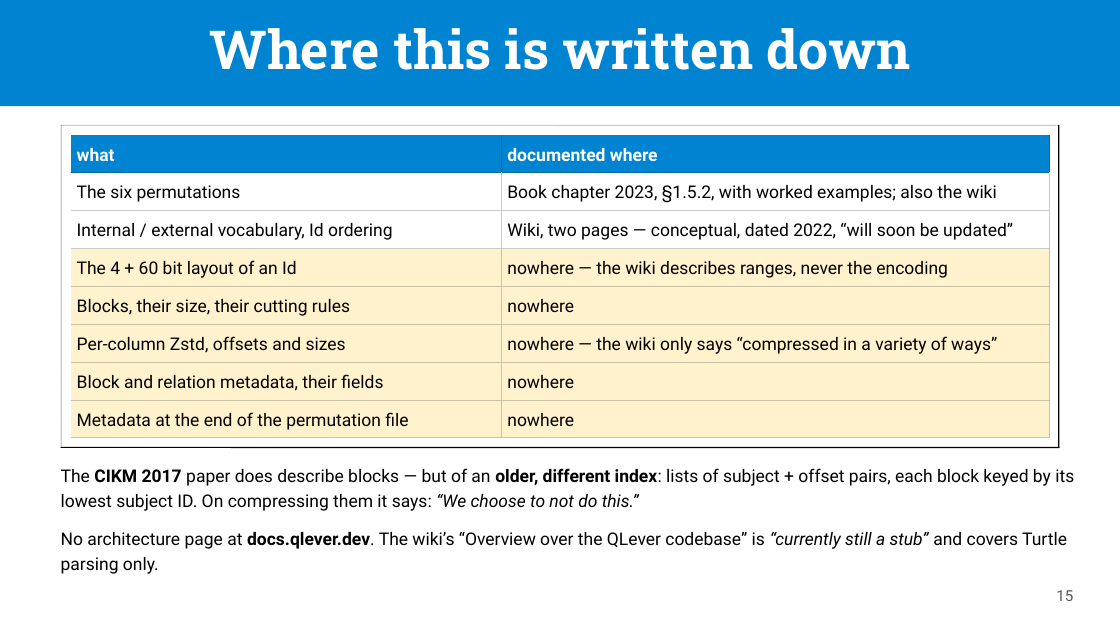
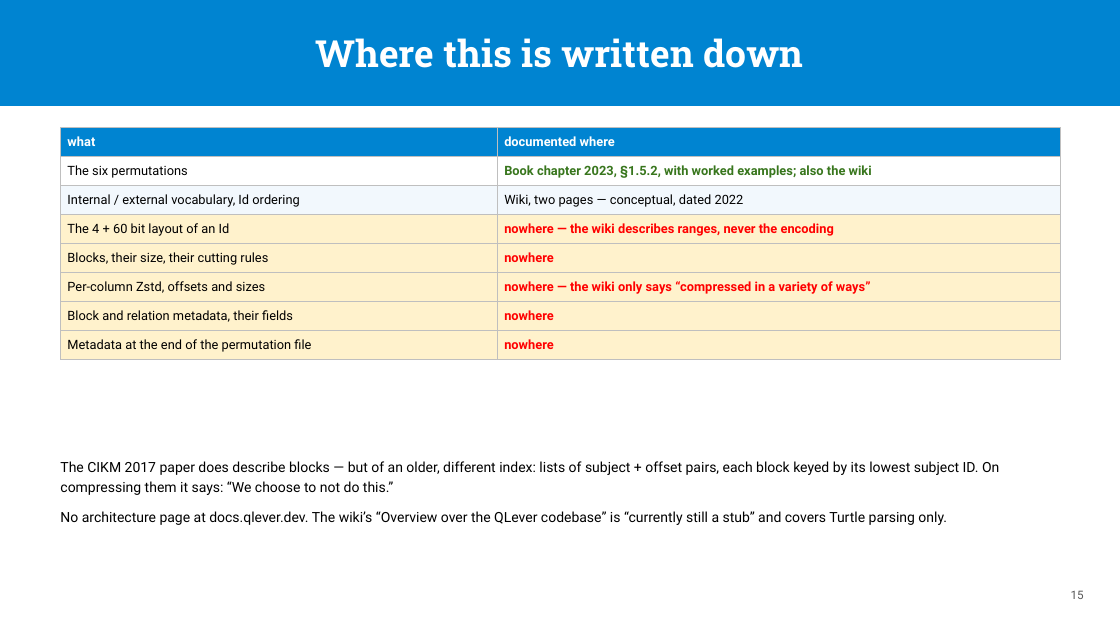
Before and after one commit to passage-org/passage, a slide deck: slide 15 of passage-qlever/slides/QLever as a Passage backend.pptx. Drawn at 1120x630 pixels with LibreOffice and Linux fonts; fonts in the diff are those of the drawing. Boxes give left, top, right and bottom in pixels: in the first picture for what was removed or moved away, otherwise in the second. Text is boxed around its words. In the diff, an @@ line names an element or a change of style, - is before the commit and + after.

```diff
--- a/passage-qlever/slides/QLever as a Passage backend.pptx
+++ b/passage-qlever/slides/QLever as a Passage backend.pptx
@@ rectangle removed at (0, 0, 1120, 106) @@
@@ rectangle added at (0, 0, 1120, 106), fill #0084D1 @@
@@ title "Where this is written down": place and size @@
-title "Where this is written down" at (210, 28, 910, 70)
+title "Where this is written down" at (316, 38, 803, 68)
@@ title "Where this is written down" at (316, 38, 803, 68): size 46 to 32 pt; line spacing 50.6pt to 1; vertical alignment top to middle @@
@@ table at (60, 128, 1060, 356) @@
-row 3, column 2: Wiki, two pages — conceptual, dated 2022, “will soon be updated”
+row 3, column 2: Wiki, two pages — conceptual, dated 2022
@@ fill none to #FFFFFF in row 2 @@
@@ fill none to #F2F8FD in row 3 @@
@@ size 15 to 11 pt @@
@@ text colour #000000 to #38761D in "Book chapter 2023, §1.5.2, with worked examples; ..." @@
@@ bold on in "Book chapter 2023, §1.5.2, with worked examples; ...", "nowhere — the wiki describes ranges, never ...", "nowhere", "nowhere — the wiki only says “compressed ..." and 2 more places @@
@@ text colour #000000 to #FF0000 in "nowhere — the wiki describes ranges, never ...", "nowhere", "nowhere — the wiki only says “compressed ...", "nowhere" and 1 more places @@
@@ line spacing 21pt to 1 @@
@@ borders changed @@
@@ table: place and size @@
-table at (71, 134, 1050, 438)
+table at (60, 128, 1060, 356)
@@ line removed from (60, 125) to (1060, 125) @@
@@ line removed from (61, 125) to (61, 448) @@
@@ line removed from (1059, 125) to (1059, 448) @@
@@ line removed from (60, 448) to (1060, 448) @@
@@ text "The CIKM 2017 paper does ...": place and size @@
-text "The CIKM 2017 paper does ..." at (61, 468, 1074, 511)
+text "The CIKM 2017 paper does ..." at (60, 461, 999, 495)
@@ text "The CIKM 2017 paper does ..." at (60, 461, 999, 495): size 15 to 12 pt; bold off in "CIKM 2017 older, different index:"; italic off in "“We choose to not do this.”"; line spacing 21pt to 1.2 @@
@@ text "No architecture page at docs.qlever.dev. ...": place and size @@
-text "No architecture page at docs.qlever.dev. ..." at (61, 532, 1067, 574)
+text "No architecture page at docs.qlever.dev. ..." at (60, 511, 947, 525)
@@ text "No architecture page at docs.qlever.dev. ..." at (60, 511, 947, 525): size 15 to 12 pt; bold off in "docs.qlever.dev."; italic off in "“currently still a stub”"; line spacing 21pt to 1.2 @@
@@ page number: place and size @@
-page number at (1056, 590, 1073, 601)
+page number at (1071, 590, 1084, 599)
@@ page number at (1071, 590, 1084, 599): size 13 to 10 pt; line spacing 18.2pt to 1 @@
```
Also in this commit, not shown: 15 other slides changed, 2 other files.
